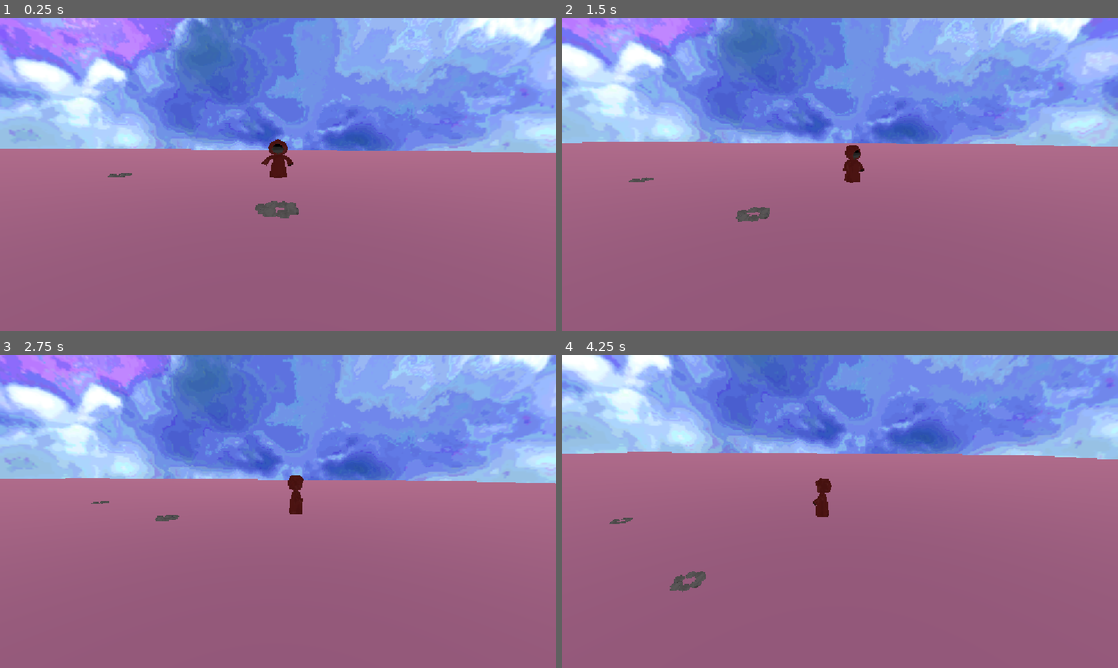
Above: before the commit, frames 1-4 (two rows, left to right).
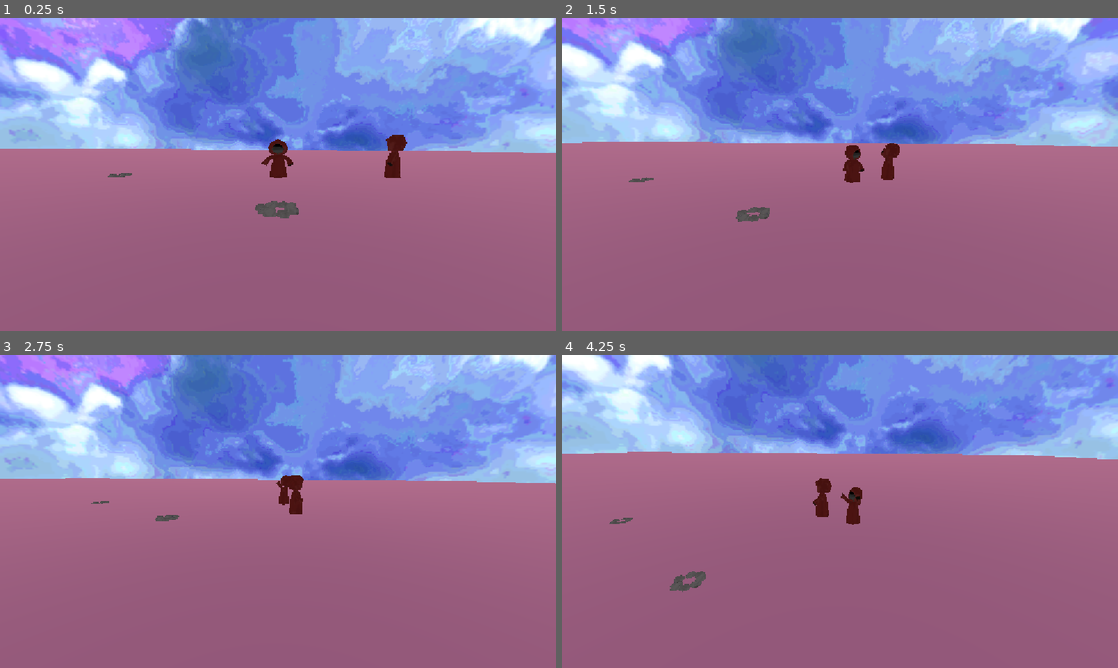
Above: after the commit, the same moments.

Repository: Acul4321/serious-game-jam
Game: Godot game, scene res://scene/main.tscn
Two runs of this game, one before a commit and one after it. Both use one fixed random seed, a clock stepped at 60 frames per second and the inputs below.
Inputs:
- Up to frame 1 (0.25 s): no input
- Up to frame 2 (1.5 s): hold D (move_right) 0.53-1.28 s; tap Down (camera_down) at 0.6 s; tap Space (jump) at 0.77 s; hold S (move_back) from 1.28 s (still down); tap Right (camera_left) at 1.35 s
- Up to frame 3 (2.75 s): tap Space (jump) at 1.52 s; release S (move_back) at 2.03 s; hold D (move_right) from 2.03 s (still down); tap Left (camera_right) at 2.1 s
- Up to frame 4 (4.25 s): release D (move_right) at 2.78 s; hold W (move_forward) 2.78-3.53 s; tap Up (camera_up) at 2.85 s; tap Space (jump) at 3.02, 3.77 s; hold A (move_left) from 3.53 s (still down); tap E (interact) at 3.6 s

The runs differ from the first frame. In frame 1, 0.4% of the frame differs, in the area x 69-74%, y 37-52%; in frame 2, 0.3%; in frame 3, 0.1%; in frame 4, 0.3%.

Commit message:
spinning logic and npc

Diff:
--- /dev/null
+++ b/serious/scene/cultNPC/cult_npc.gd
@@ -0,0 +1,14 @@
+extends Node3D
+
+const ROTATION_SPEED : float = 5.0
+
+
+# Called when the node enters the scene tree for the first time.
+func _ready() -> void:
+	rotation = Vector3i(0, randi_range(0,360), 0)
+	%cultModel/AnimationPlayer.play("praise_up_animation", 0.1)
+
+
+# Called every frame. 'delta' is the elapsed time since the previous frame.
+func _process(delta: float) -> void:
+	rotation.y += ROTATION_SPEED * delta
--- /dev/null
+++ b/serious/scene/cultNPC/cult_npc.tscn
@@ -0,0 +1,19 @@
+[gd_scene format=3 uid="uid://pb8cvdj1fuu5"]
+
+[ext_resource type="Script" uid="uid://c72rraat0p50o" path="res://scene/cultNPC/cult_npc.gd" id="1_01isg"]
+[ext_resource type="PackedScene" uid="uid://dvhqybmrwosfr" path="res://assets/cult/cult.glb" id="2_c02vq"]
+
+[sub_resource type="CapsuleShape3D" id="CapsuleShape3D_1ssea"]
+height = 1.7570801
+
+[node name="Cult Member" type="Node3D" unique_id=1611122041]
+script = ExtResource("1_01isg")
+
+[node name="CollisionShape3D" type="CollisionShape3D" parent="." unique_id=113041534]
+transform = Transform3D(1, 0, 0, 0, 1, 0, 0, 0, 1, 0, 0.83776855, 0)
+shape = SubResource("CapsuleShape3D_1ssea")
+
+[node name="cultModel" parent="." unique_id=1450779633 instance=ExtResource("2_c02vq")]
+unique_name_in_owner = true
+
+[editable path="cultModel"]
--- a/serious/scene/main.tscn
+++ b/serious/scene/main.tscn
@@ -6,6 +6,7 @@
 [ext_resource type="PackedScene" uid="uid://d2lagbgjqx0nb" path="res://scene/portal.tscn" id="4_0ha60"]
 [ext_resource type="PackedScene" uid="uid://cdroww0t04pt4" path="res://scene/candle/candle.tscn" id="5_4j5ol"]
 [ext_resource type="PackedScene" uid="uid://htje6gr0y1de" path="res://scene/candle/candle_circle.tscn" id="6_4j5ol"]
+[ext_resource type="PackedScene" uid="uid://pb8cvdj1fuu5" path="res://scene/cultNPC/cult_npc.tscn" id="7_p1hux"]
 
 [sub_resource type="PanoramaSkyMaterial" id="PanoramaSkyMaterial_v2gmf"]
 panorama = ExtResource("1_wp4xf")
@@ -78,6 +79,11 @@
 transform = Transform3D(1, 0, 0, 0, 1, 0, 0, 0, 1, -6.777995, 0, 0.0569973)
 player = NodePath("../../../Player")
 
+[node name="NPC" type="Node3D" parent="world" unique_id=406264539]
+
+[node name="Cult Member" parent="world/NPC" unique_id=1611122041 instance=ExtResource("7_p1hux")]
+transform = Transform3D(1, 0, 0, 0, 1, 0, 0, 0, 1, 4.9199076, 0, 0)
+
 [node name="UI" type="Control" parent="." unique_id=1399842959]
 layout_mode = 3
 anchors_preset = 0
Not shown, added: serious/scene/cultNPC/cult_npc.gd.uid
